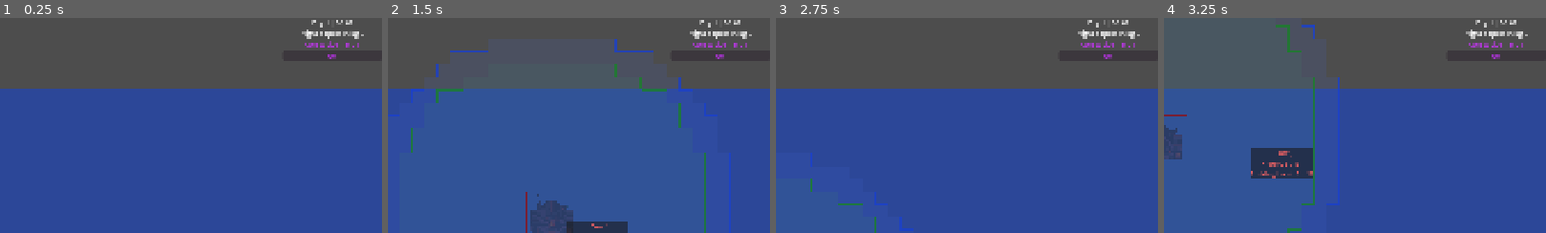
Above: before the commit, frames 1-4 (left to right).
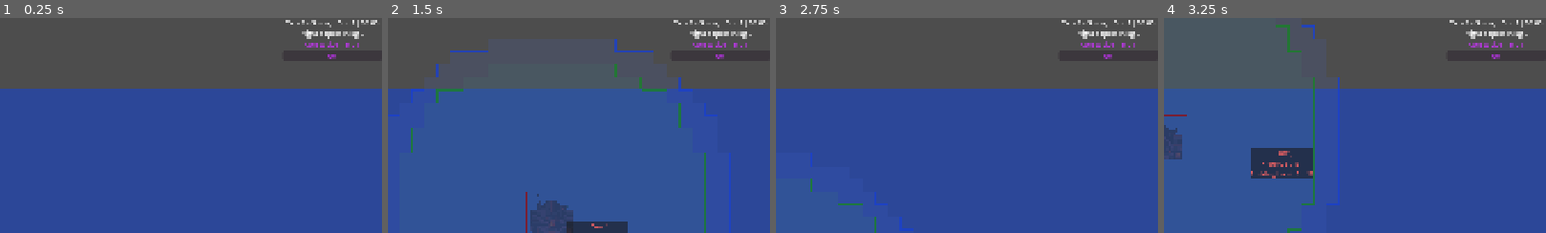
Above: after the commit, the same moments.

Repository: ColdTerror/Core-and-Conveyor
Game: Godot game, scene res://scenes/level.tscn
Two runs of this game, one before a commit and one after it. Both use one fixed random seed, a clock stepped at 60 frames per second and the inputs below. The engine's default icon, where the game draws it, is replaced by a stand-in: a white triangle on a blue panel in a dark square. Sound files missing from this copy of the repository are replaced by a short silence.
Inputs (mouse positions are % of the whole screen's width and height, from its top left):
- Up to frame 1 (0.25 s): no input
- Up to frame 2 (1.5 s): click "Core" at 0.5 s; tap Enter at 1.25 s; move the mouse to (72, 45) at 1.27 s; hold D from 1.28 s (still down); tap F at 1.35 s; click (72, 45) at 1.42 s
- Up to frame 3 (2.75 s): release D at 2 s; drag from (30, 55) to (45, 70) at 2.02 s
- Up to frame 4 (3.25 s): tap Space at 2.75 s; move the mouse to (60, 28) at 2.77 s; hold D from 2.78 s (still down); hold Right mouse button (right_click) from 2.78 s (still down); tap F at 3.05 s
The pictures show only the part of the screen within x 50-100%, y 0-50%; the shares and areas given below are measured in that part.

The runs differ from the first frame. In frame 1, 0.3% of the frame differs, in the area x 74-99%, y 0-5%; in frame 2, 0.3%; in frame 3, 0.3%; in frame 4, 0.3%.

Commit message:
Add seasons, dynamic day/night and seasonal effects
Introduce seasonal system and make time-dependent systems season-aware. TimeManager: add Season enum, group registration, season/year helpers, dynamic sunrise/sunset calculations, and update lighting/audio/hour triggers to use those values; adjust debug skip helpers to use dynamic times. ResourceManager: apply a seasonal regrowth multiplier (SPRING/SUMMER/AUTUMN/WINTER) and scale regrowth timers (skip regrowth in winter). WaveManager: use dynamic sunrise/sunset hours for spawn curve calculations and compute night duration from season-dependent night length. InputManager: change debug skip key from F9 to F10. Game UI: display Year and Season in the date label (Year - Season | Day X | HH:MM). kanban_tasks_data: move one task out of "Doing" into the appropriate column. These changes make day/night lengths, lighting, enemy spawns and resource regrowth respond to seasons.

Diff:
--- a/scripts/Enemy & Related/wave_manager.gd
+++ b/scripts/Enemy & Related/wave_manager.gd
@@ -122,12 +122,15 @@
 	if not is_wave_active or enemies_to_spawn <= 0:
 		return
 
+	var sunset = time_manager.get_sunset_hour()
+	var sunrise = time_manager.get_sunrise_hour()
+
 	var time = time_manager.current_time
 	var x: float = 0.0
-	if time >= 18.0:
-		x = (time - 24.0) / 6.0
-	elif time < 6.0:
-		x = time / 6.0
+	if time >= sunset:
+		x = (time - 24.0) / (24.0 - sunset)
+	elif time < sunrise:
+		x = time / sunrise
 	else:
 		return
 
@@ -137,7 +140,8 @@
 	else:
 		curve = 1.0 - pow(abs(x), spawn_curve_exponent_dawn)
 
-	var night_duration_sec = (time_manager.real_minutes_per_day * 60.0) / 2.0
+	var night_duration_hours = (24.0 - sunset) + sunrise
+	var night_duration_sec = (time_manager.real_minutes_per_day * 60.0) * (night_duration_hours / 24.0)
 	var area = 2.0 - (1.0 / (spawn_curve_exponent_dusk + 1.0)) - (1.0 / (spawn_curve_exponent_dawn + 1.0))
 	var normalization = 2.0 / area
 	var peak_rate = (normalization * night_enemies_total) / night_duration_sec
--- a/scripts/Managers/input_manager.gd
+++ b/scripts/Managers/input_manager.gd
@@ -94,7 +94,7 @@
 				level_ref.get_node("TimeManager").debug_skip_to_night()
 			get_viewport().set_input_as_handled()
 
-		KEY_F9:
+		KEY_F10:
 			if level_ref and level_ref.has_node("TimeManager"):
 				print("DEBUG: Force Skipping to Sunrise...")
 				level_ref.get_node("TimeManager").debug_skip_to_next_morning()
--- a/scripts/Managers/resource_manager.gd
+++ b/scripts/Managers/resource_manager.gd
@@ -59,11 +59,28 @@
 func _process_regrowth(delta: float):
 	if active_regrowth_tasks.is_empty(): return
 
+	var regrowth_multiplier = 1.0
+	var time_mgr = get_tree().get_first_node_in_group("TimeManager")
+	if time_mgr:
+		match time_mgr.get_current_season():
+			time_mgr.Season.SPRING:
+				regrowth_multiplier = 1.0
+			time_mgr.Season.SUMMER:
+				regrowth_multiplier = 1.5
+			time_mgr.Season.AUTUMN:
+				regrowth_multiplier = 0.5
+			time_mgr.Season.WINTER:
+				regrowth_multiplier = 0.0
+
+	if regrowth_multiplier == 0.0:
+		return
+
+	var scaled_delta = delta * regrowth_multiplier
 	var finished_regrowth := []
 
 	for tile in active_regrowth_tasks:
 		var task = active_regrowth_tasks[tile]
-		task["timer"] -= delta
+		task["timer"] -= scaled_delta
 		if task["timer"] <= 0:
 			finished_regrowth.append(tile)
 
--- a/scripts/Managers/time_manager.gd
+++ b/scripts/Managers/time_manager.gd
@@ -15,6 +15,7 @@
 signal night_started(day_number: int)
 
 enum MoonPhase { NORMAL, FULL, BLOOD }
+enum Season { SPRING, SUMMER, AUTUMN, WINTER }
 
 @export var lighting_modulate: CanvasModulate
 @export var real_minutes_per_day: float = 2.0
@@ -40,6 +41,12 @@
 
 
 
+## Adds this node to the global group for easy lookup.
+func _ready():
+	add_to_group("TimeManager")
+
+
+
 ## Runs the real-time calendar clock, manages hourly signals, and transitions daytime color modulations.
 func _process(delta: float):
 	_update_lighting()
@@ -91,15 +98,18 @@
 
 ## Handles sunrise and sunset thresholds, rolling moon phases and updating audio playlists.
 func _check_day_night_triggers():
+	var sunrise = get_sunrise_hour()
+	var sunset = get_sunset_hour()
+
 	# --- SUNRISE ---
-	if current_hour == sunrise_hour and is_night:
+	if current_hour == sunrise and is_night:
 		is_night = false
 		current_moon_phase = MoonPhase.NORMAL # Reset for the day
 		day_started.emit(current_day)
 		AudioManager.play_playlist_track("Sunrise", 3.0)
 
 	# --- SUNSET ---
-	elif current_hour == sunset_hour and not is_night:
+	elif current_hour == sunset and not is_night:
 		is_night = true
 
 		# --- DEBUG OVERRIDES ---
@@ -139,19 +149,68 @@
 
 	var blend_factor = 0.0
 	var transition_duration = 2.0
-
-	if current_time >= sunrise_hour and current_time <= sunrise_hour + transition_duration:
-		blend_factor = (current_time - sunrise_hour) / transition_duration
+	var sunrise = get_sunrise_hour()
+	var sunset = get_sunset_hour()
+
+	if current_time >= sunrise and current_time <= sunrise + transition_duration:
+		blend_factor = (current_time - sunrise) / transition_duration
 		lighting_modulate.color = target_night_color.lerp(day_color, blend_factor)
 
-	elif current_time >= sunset_hour and current_time <= sunset_hour + transition_duration:
-		blend_factor = (current_time - sunset_hour) / transition_duration
+	elif current_time >= sunset and current_time <= sunset + transition_duration:
+		blend_factor = (current_time - sunset) / transition_duration
 		lighting_modulate.color = day_color.lerp(target_night_color, blend_factor)
 
-	elif current_time > sunrise_hour + transition_duration and current_time < sunset_hour:
+	elif current_time > sunrise + transition_duration and current_time < sunset:
 		lighting_modulate.color = day_color
 	else:
 		lighting_modulate.color = target_night_color
+
+
+
+## Returns the calculated current season based on calendar day.
+func get_current_season() -> Season:
+	var day_in_year = (current_day - 1) % 28
+	var season_idx = day_in_year / 7
+	return season_idx as Season
+
+
+
+## Returns the human-readable name of the current season.
+func get_season_name() -> String:
+	match get_current_season():
+		Season.SPRING: return "Spring"
+		Season.SUMMER: return "Summer"
+		Season.AUTUMN: return "Autumn"
+		Season.WINTER: return "Winter"
+	return "Unknown"
+
+
+
+## Returns the current year in the calendar.
+func get_current_year() -> int:
+	return int((current_day - 1) / 28) + 1
+
+
+
+## Returns the dynamic sunrise hour depending on the current season.
+func get_sunrise_hour() -> int:
+	match get_current_season():
+		Season.SPRING: return 6
+		Season.SUMMER: return 5
+		Season.AUTUMN: return 6
+		Season.WINTER: return 8
+	return 6
+
+
+
+## Returns the dynamic sunset hour depending on the current season.
+func get_sunset_hour() -> int:
+	match get_current_season():
+		Season.SPRING: return 18
+		Season.SUMMER: return 20
+		Season.AUTUMN: return 18
+		Season.WINTER: return 16
+	return 18
 
 
 
@@ -183,7 +242,7 @@
 			MoonPhase.BLOOD: AudioManager.play_playlist_track("Night_Blood", 0.5)
 			MoonPhase.FULL: AudioManager.play_playlist_track("Night_Full", 0.5)
 			_: AudioManager.play_playlist_track("Night_Normal", 0.5)
-	elif current_time >= 6.0 and current_time < 8.0:
+	elif current_time >= get_sunrise_hour() and current_time < get_sunrise_hour() + 2.0:
 		AudioManager.play_playlist_track("Sunrise", 0.5)
 	else:
 		AudioManager.play_playlist_track("Day", 0.5)
@@ -195,12 +254,13 @@
 	if is_night: return
 
 	# Set the clock to EXACTLY sunset
-	current_time = float(sunset_hour)
+	current_time = float(get_sunset_hour())
 
 	# Trick the brain into thinking it was just 5 PM.
-	# On the next frame, it will see the hour changed to 18 and trigger the sunset logic!
-	current_hour = sunset_hour - 1
+	# On the next frame, it will see the hour changed and trigger the sunset logic!
+	current_hour = get_sunset_hour() - 1
 	is_night = false
+
 
 
 ## Forcefully rolls calendar to midnight and transitions to the subsequent sunrise.
@@ -208,9 +268,9 @@
 	_process_midnight()
 
 	# Set the clock to EXACTLY sunrise
-	current_time = float(sunrise_hour)
+	current_time = float(get_sunrise_hour())
 
 	# Trick the brain into thinking it was just 5 AM.
 	# On the next frame, it will see the hour changed to 6 and trigger the sunrise logic!
-	current_hour = sunrise_hour - 1
+	current_hour = get_sunrise_hour() - 1
 	is_night = true
--- a/scripts/UI/game_ui.gd
+++ b/scripts/UI/game_ui.gd
@@ -61,7 +61,13 @@
 		var minutes = int((time - hours) * 60.0)
 		var time_string = "%02d:%02d" % [hours, minutes]
 
-		dateLabel.text = "Day %d | %s" % [time_manager.current_day, time_string]
+		var day_in_season = (time_manager.current_day - 1) % 7 + 1
+		dateLabel.text = "Year %d - %s | Day %d | %s" % [
+			time_manager.get_current_year(),
+			time_manager.get_season_name(),
+			day_in_season,
+			time_string
+		]
 
 	# Update combat stats
 	if wave_manager and waveLabel:
Not shown, changed: kanban_tasks_data.kanban
